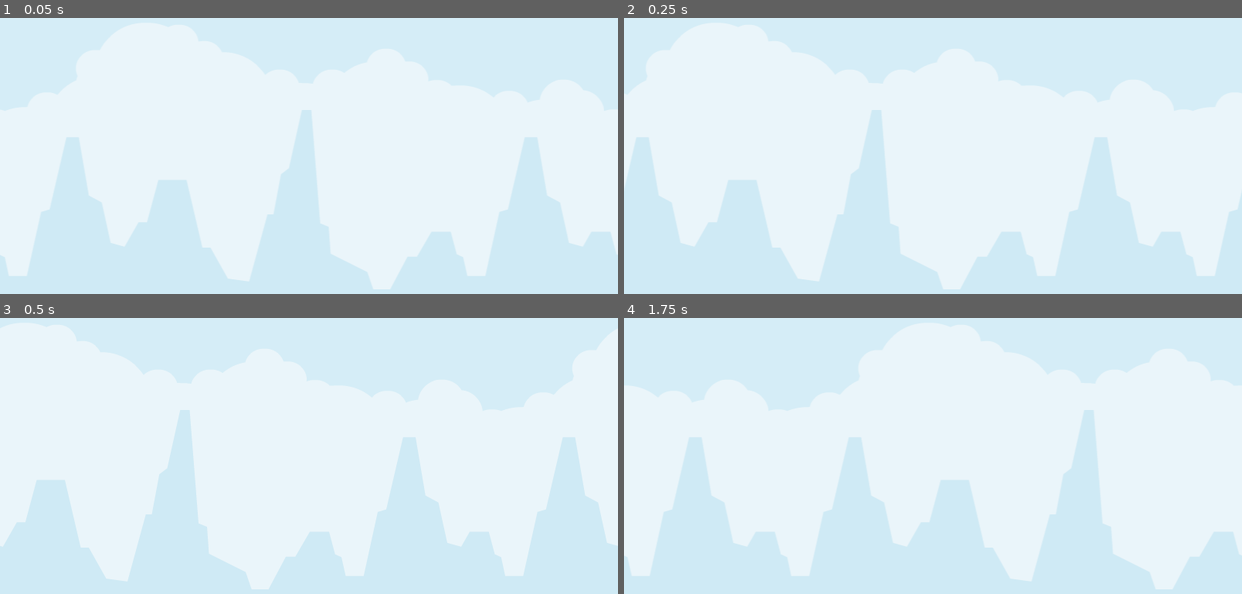
Above: before the commit, frames 1-4 (two rows, left to right).
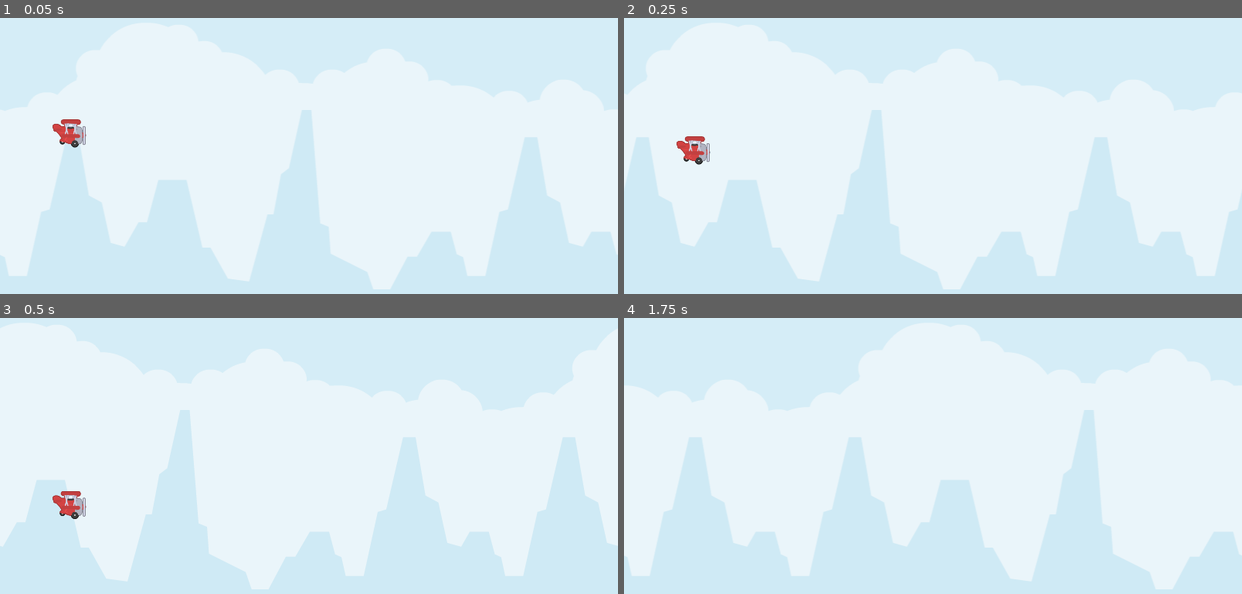
Above: after the commit, the same moments.

Repository: dspad/TappyPlaneGodot
Game: Godot game, scene res://Scenes/Main.tscn
The game is run twice, just before and just after one commit, with the same random seed, the same clock (stepped at 60 frames per second) and the same inputs.
Inputs (mouse positions are in pixels of both pictures, inside the frame that each line leads up to):
- Up to frame 1 (0.05 s): no input
- Up to frame 2 (0.25 s): no input
- Up to frame 3 (0.5 s): no input
- Up to frame 4 (1.75 s): move the mouse to (1068, 414) at 0.52 s; click (1068, 414) at 0.6 s; move the mouse to (809, 450) at 1.27 s; click (809, 450) at 1.35 s

The runs differ from the first frame. In frame 1, 0.4% of the frame differs, in the area x 8-14%, y 36-48%; in frame 2, 0.4%; in frame 3, 0.4%; in frame 4, nothing differs.

Commit message:
Move player

Diff:
--- a/Scenes/Main.tscn
+++ b/Scenes/Main.tscn
@@ -1,8 +1,13 @@
-[gd_scene load_steps=4 format=3 uid="uid://clmg0euoijgm0"]
+[gd_scene load_steps=7 format=3 uid="uid://clmg0euoijgm0"]
 
 [ext_resource type="Script" path="res://Scripts/main.gd" id="1_tnfms"]
 [ext_resource type="Texture2D" uid="uid://devl5h4m5ffiw" path="res://Assets/Background.png" id="1_u0ct4"]
 [ext_resource type="Script" path="res://Scripts/background.gd" id="1_y0evw"]
+[ext_resource type="Script" path="res://Scripts/player.gd" id="4_m1q2p"]
+[ext_resource type="Texture2D" uid="uid://cfbv0hxvwt8mo" path="res://Assets/Player.png" id="4_s1hrc"]
+
+[sub_resource type="CircleShape2D" id="CircleShape2D_1rvxb"]
+radius = 31.19
 
 [node name="Main" type="Node"]
 script = ExtResource("1_tnfms")
@@ -19,3 +24,15 @@
 position = Vector2(800, 0)
 texture = ExtResource("1_u0ct4")
 centered = false
+
+[node name="Player" type="RigidBody2D" parent="Background"]
+position = Vector2(101.5, 240)
+mass = 2.2
+gravity_scale = 1.6
+script = ExtResource("4_m1q2p")
+
+[node name="PlayerSprite" type="Sprite2D" parent="Background/Player"]
+texture = ExtResource("4_s1hrc")
+
+[node name="CollisionShape2D" type="CollisionShape2D" parent="Background/Player"]
+shape = SubResource("CircleShape2D_1rvxb")
--- /dev/null
+++ b/Scripts/player.gd
@@ -0,0 +1,7 @@
+extends RigidBody2D
+
+@export var impulse_force : int = 1200
+
+func _process(delta: float) -> void:
+	if Input.is_action_just_pressed("click"):
+		apply_central_impulse(Vector2.UP * impulse_force)
--- a/project.godot
+++ b/project.godot
@@ -20,3 +20,11 @@
 window/size/viewport_width=1600
 window/size/viewport_height=960
 window/stretch/mode="canvas_items"
+
+[input]
+
+click={
+"deadzone": 0.5,
+"events": [Object(InputEventMouseButton,"resource_local_to_scene":false,"resource_name":"","device":-1,"window_id":0,"alt_pressed":false,"shift_pressed":false,"ctrl_pressed":false,"meta_pressed":false,"button_mask":1,"position":Vector2(116, 18),"global_position":Vector2(125, 64),"factor":1.0,"button_index":1,"canceled":false,"pressed":true,"double_click":false,"script":null)
+]
+}
